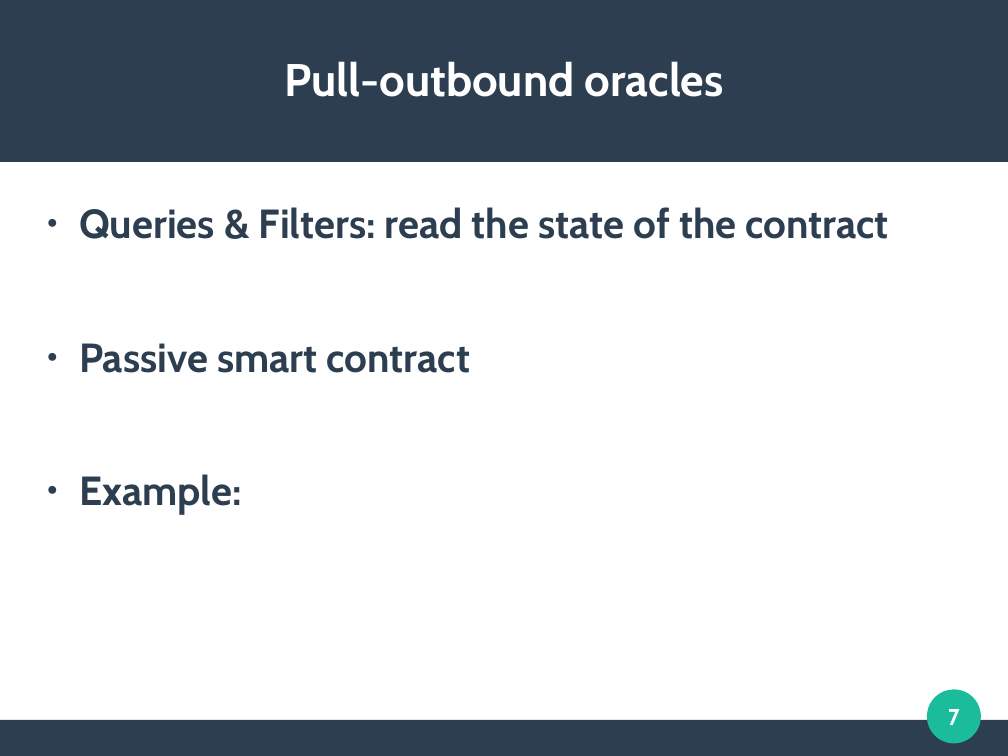
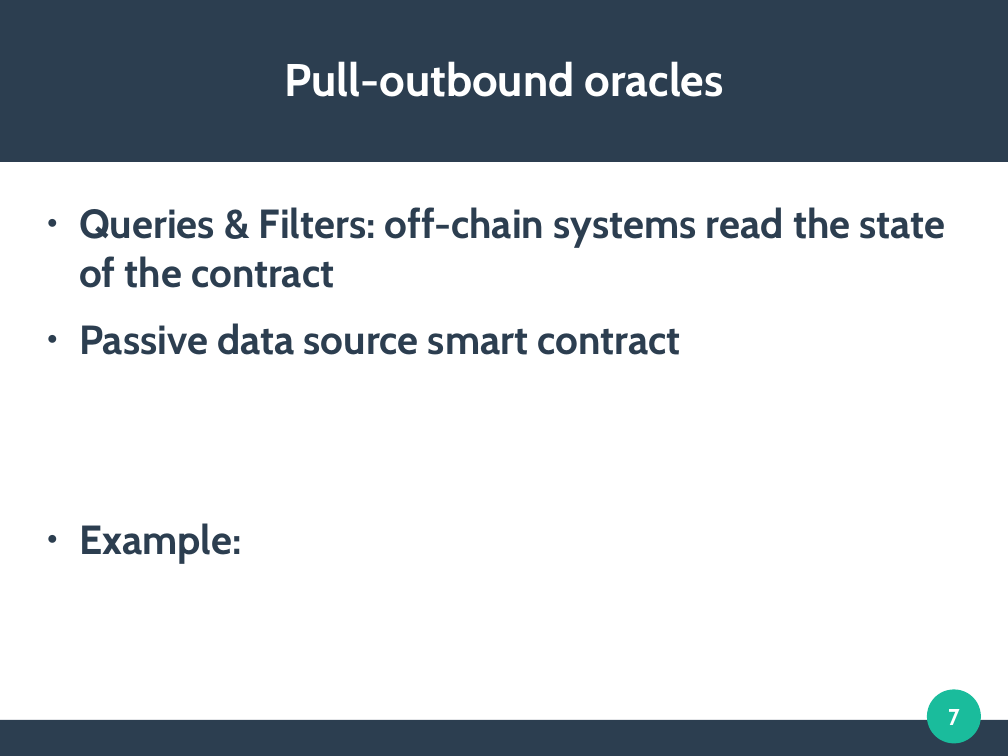
Before and after one commit to mbettinger/OT4-Lecture, a slide deck: slide 7 of Presentation - Oracles.odp. Drawn at 1008x756 pixels with LibreOffice and Linux fonts; fonts in the diff are those of the drawing. Boxes give left, top, right and bottom in pixels: in the first picture for what was removed or moved away, otherwise in the second. Text is boxed around its words. In the diff, an @@ line names an element or a change of style, - is before the commit and + after.

```diff
--- a/Presentation - Oracles.odp
+++ b/Presentation - Oracles.odp
@@ text at (79,207,946,355): text changed @@
-● Queries & Filters: read the state of the contract
-● Passive smart contract
+● Queries & Filters: off-chain systems read the state of the contract
+● Passive data source smart contract
```
Also in this commit, not shown: 6 other slides changed, 2 slides added, 2 slides removed, 4 other files.
